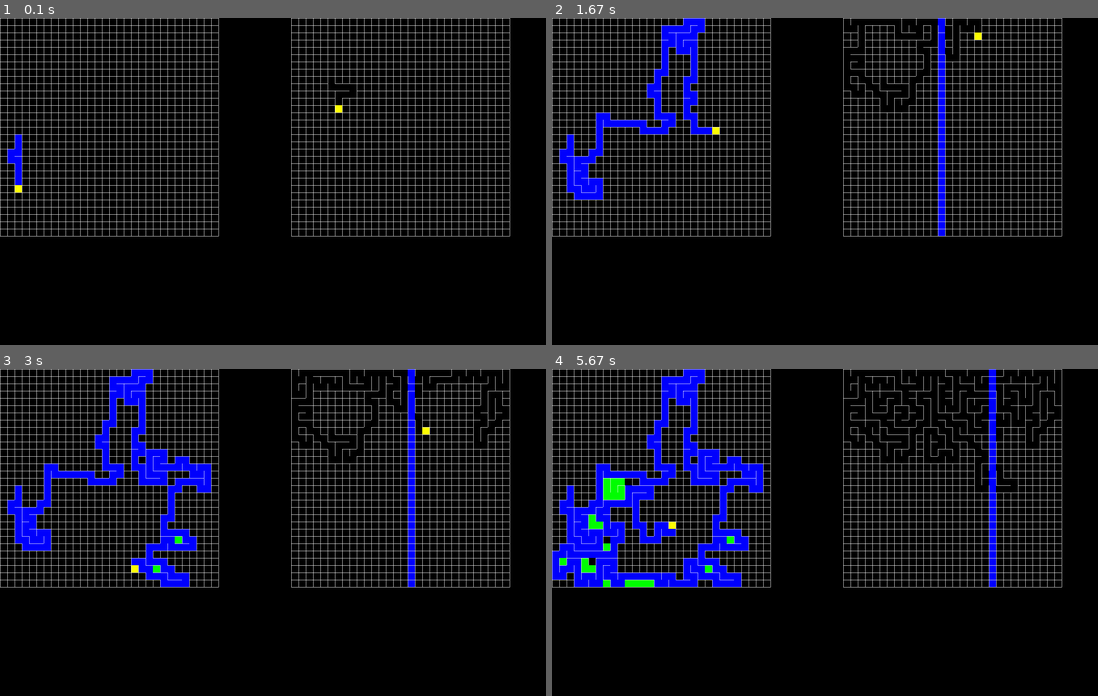
Above: before the commit, frames 1-4 (two rows, left to right).
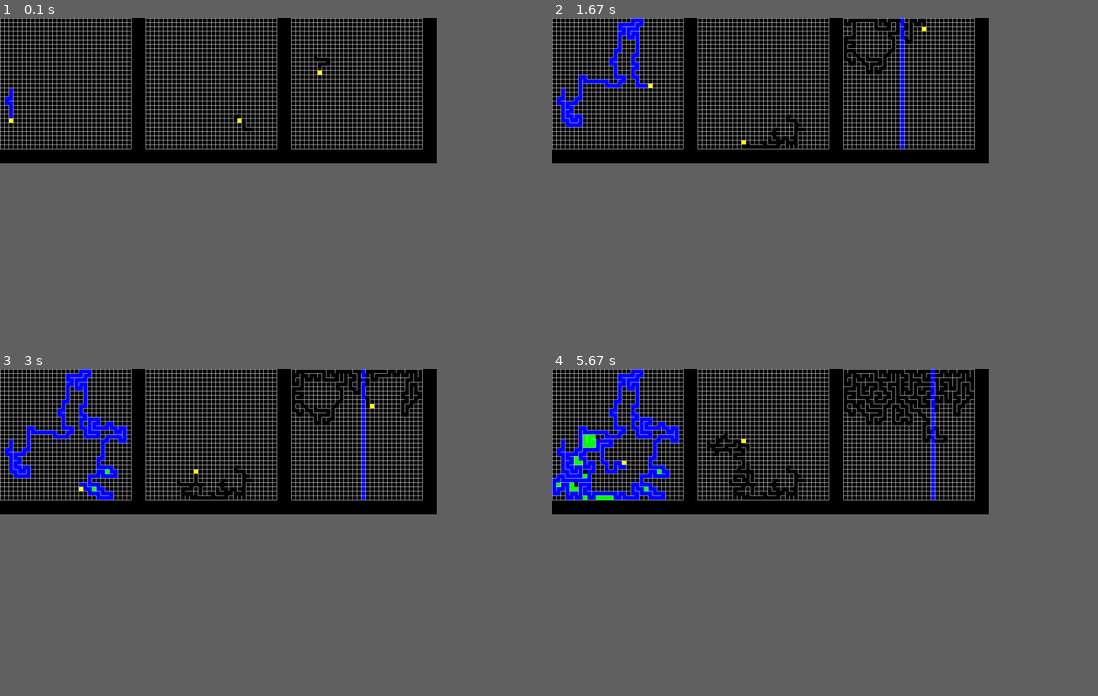
Above: after the commit, the same moments.

Repository: zedzeedev/build-a-thing
Game: pygame game, started from src/pygame_visualization.py
Two runs of this game, one before a commit and one after it. Both use one fixed random seed, a clock stepped at 60 frames per second and the inputs below.
Inputs:
- Up to frame 1 (0.1 s): no input
- Up to frame 2 (1.67 s): no input
- Up to frame 3 (3 s): no input
- Up to frame 4 (5.67 s): no input
In our replay, the window is 900x540 before the commit and 720x240 after it. These sizes can differ from the game's own. Grey fills any space a smaller window leaves; there, only what the larger window draws over its background counts as a difference.

The runs differ from the first frame. In frame 1, 16% of the frame differs, in the area x 0-94%, y 0-67%; in frame 2, 19%; in frame 3, 21%; in frame 4, 23%.

Commit message:
Added aldous broder to the drag race

Diff:
--- a/src/pygame_visualization.py
+++ b/src/pygame_visualization.py
@@ -5,7 +5,7 @@
 from maze_helpers import MazeVisitor
 
 
-CELL_SIZE = (20, 20)
+CELL_SIZE = (12, 12)
 
 
 def draw_cell(screen, cell, pos, cell_color, wall_color):
@@ -90,11 +90,12 @@
             draw_cell(screen, cell, cell_pos, color, wall_color)
 
 
-screen = pg.display.set_mode((1500, 900))
+screen = pg.display.set_mode((1200, 400))
 running = True
 
 first_visitor = PygameGridVisitor(screen, (0, 0, 0), (255, 255, 255), (255, 255, 0))
 second_visitor = PygameGridVisitor(screen, (0, 0, 0), (255, 255, 255), (255, 255, 0), (800, 0))
+third_visitor = PygameGridVisitor(screen, (0, 0, 0), (255, 255, 255), (255, 255, 0), (400, 0))
 backtracker = RecursiveBacktrackerGrid(30, 30)
 aldous = AldousBroderGrid(30, 30)
 hunt_and_kill = HuntAndKillGrid(30, 30)
@@ -109,8 +110,10 @@
 
     backtracker.accept(first_visitor)
     hunt_and_kill.accept(second_visitor)
+    aldous.accept(third_visitor)
     backtracker.step()
     hunt_and_kill.step()
+    aldous.step()
     pg.display.flip()
 
 
